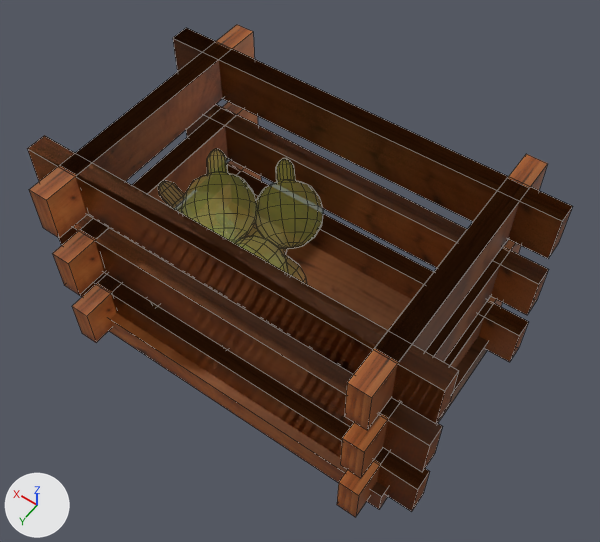
What one commit did to the Blender file Models/Props/caja.blend.
The view is the same before and after, from a camera (50 mm lens) standing at (-5.05, 6.87, 12.35) and looking at (-0.31, 0.24, 1.93). Arrows for +X, +Y and +Z are at lower left; the lights stay in place. Mesh edges are drawn as thin lines.

Objects in the first picture: 'Cube.000', 'light_bulb.003'.
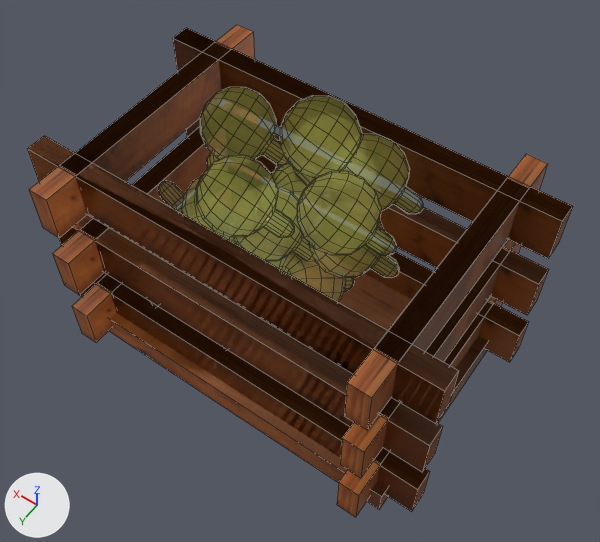
Edits to the bpy script that builds the scene:
```text
Add me_sphere_000:
    me_sphere_000.from_pydata(...)  # 1770 vertices, 1770 faces; spans x -3.94..2.1, y -1.58..3.67, z -3.54..3.41
    me_sphere_000.polygons.foreach_set('use_smooth', [True] * 1770)
    me_sphere_000.materials.append(mat_bulb)  # yellow #e1e723
Add ob_light_bulb_000:
    ob_light_bulb_000 = bpy.data.objects.new('light_bulb.000', me_sphere_000)
    ob_light_bulb_000.location = (0.0, -0.97, 3.37)
    ob_light_bulb_000.rotation_euler = (2.851, -1.044, -2.553)  # degrees (163, -60, -146)
    ob_light_bulb_000.scale = (0.559, 0.559, 0.559)
```

Where the change shows, as pixel boxes (x1, y1, x2, y2) in the pictures (600 x 542 px):
'light_bulb.000', added (yellow)
    after: (197, 87, 423, 302)
'light_bulb.003', unchanged, covered by the edit
    before: (150, 149, 323, 309)
    after: (150, 152, 282, 309)
